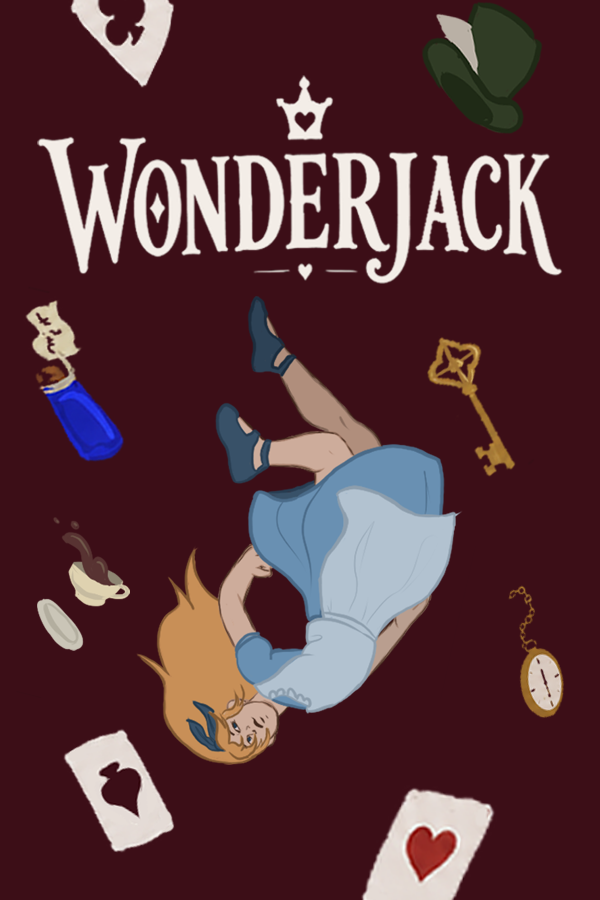
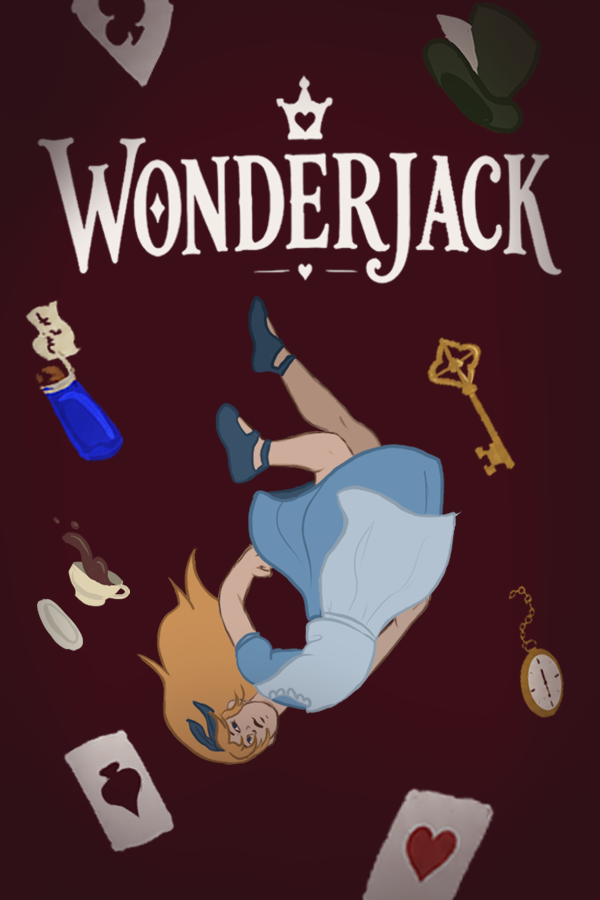
Revision of a layered (600, 900) image; what changed, layer by layer:
added layer "escuro esfumaçado.png" above "wonderjack" over [0,0,600,900]
painted on "Camada 16" over [64,256,512,832]
painted on "Camada 6" over [0,640,320,896]
painted on "poçao" over [0,192,143,512]
painted on "Camada 15" over [64,0,192,192]
painted on "relogio" over [384,512,600,768]
painted on "Camada 3" over [0,512,192,768]
painted on "Pintar camada 1" over [0,0,600,900]
painted on "NOT TRANSPARENT" over [0,0,600,900]